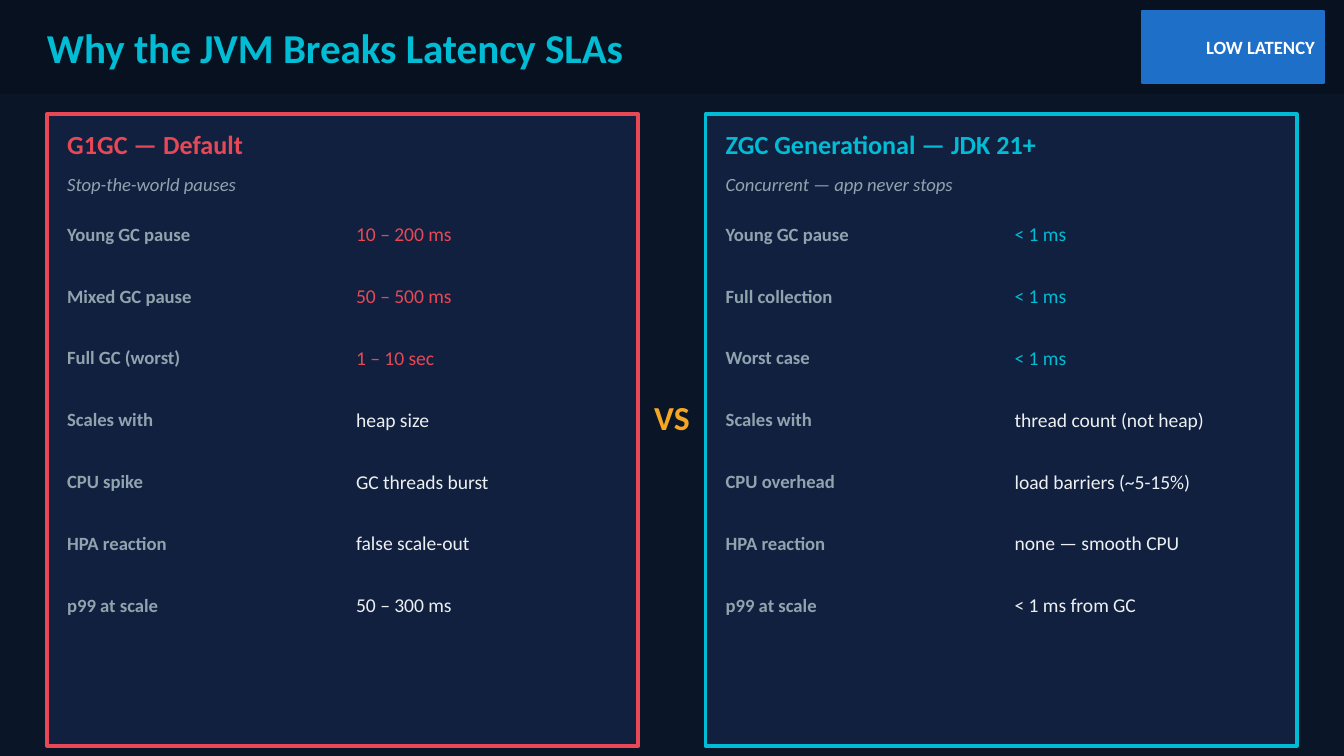
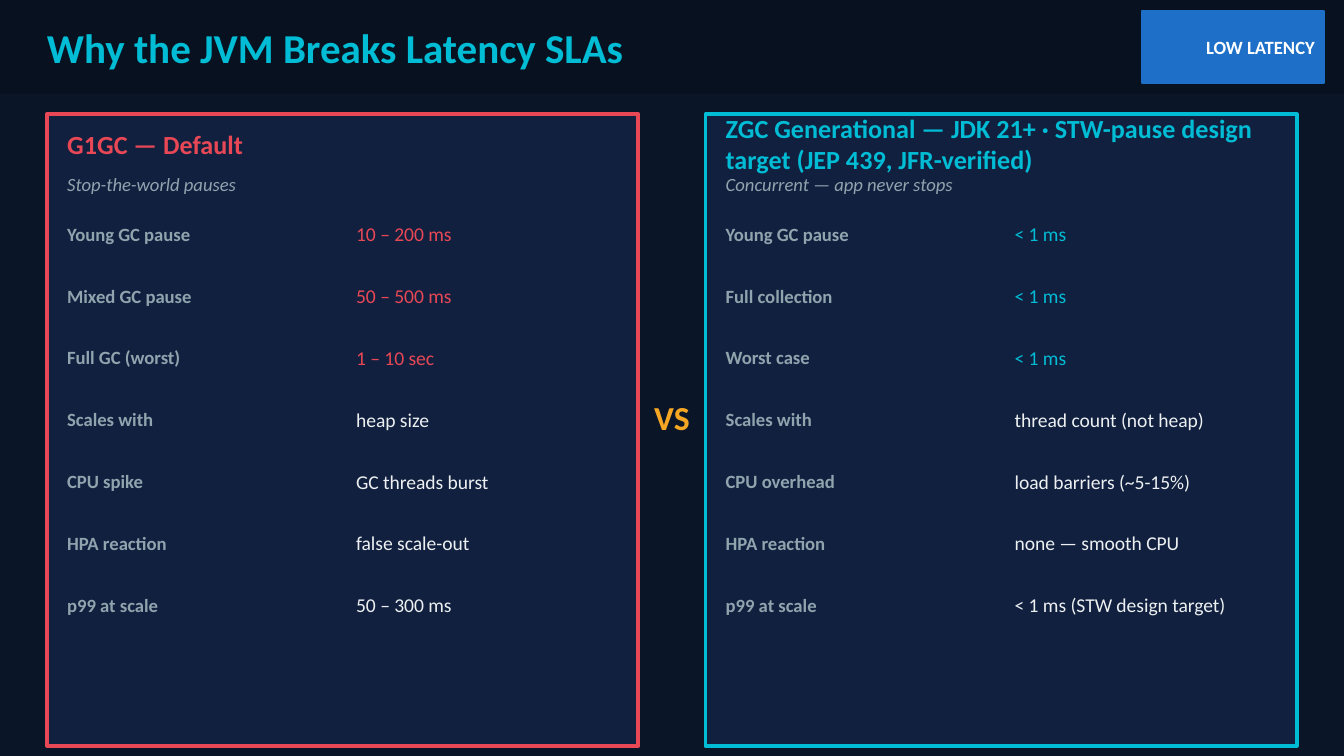
Before and after one commit to patterncatalyst/quarkus-optimization, a slide deck: slide 40 of presentation/optimizing-quarkus-on-kubernetes.pptx. Drawn at 1344x756 pixels with LibreOffice and Linux fonts; fonts in the diff are those of the drawing. Boxes give left, top, right and bottom in pixels: in the first picture for what was removed or moved away, otherwise in the second. Text is boxed around its words. In the diff, an @@ line names an element or a change of style, - is before the commit and + after.

```diff
--- a/presentation/optimizing-quarkus-on-kubernetes.pptx
+++ b/presentation/optimizing-quarkus-on-kubernetes.pptx
@@ text at [726,119,1251,174]: text changed @@
-ZGC Generational — JDK 21+
+ZGC Generational — JDK 21+ · STW-pause design target (JEP 439, JFR-verified)
@@ text at [1029,598,1225,616]: text changed @@
-< 1 ms from GC
+< 1 ms (STW design target)
```
Also in this commit, not shown: 5 other slides changed, 33 other files.
